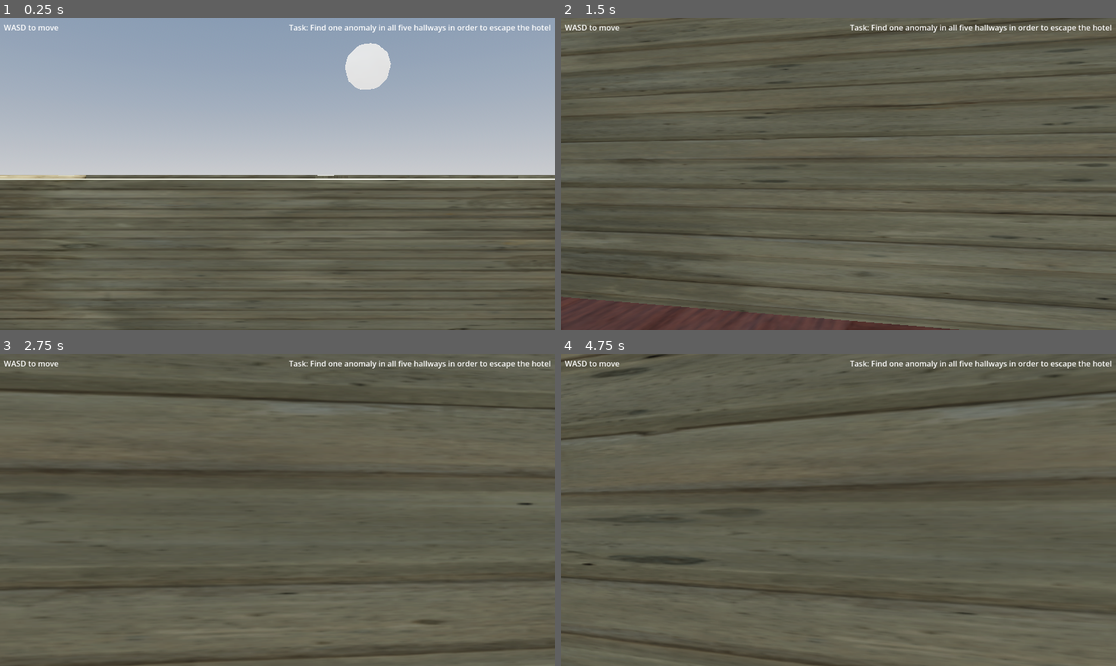
Above: before the commit, frames 1-4 (two rows, left to right).
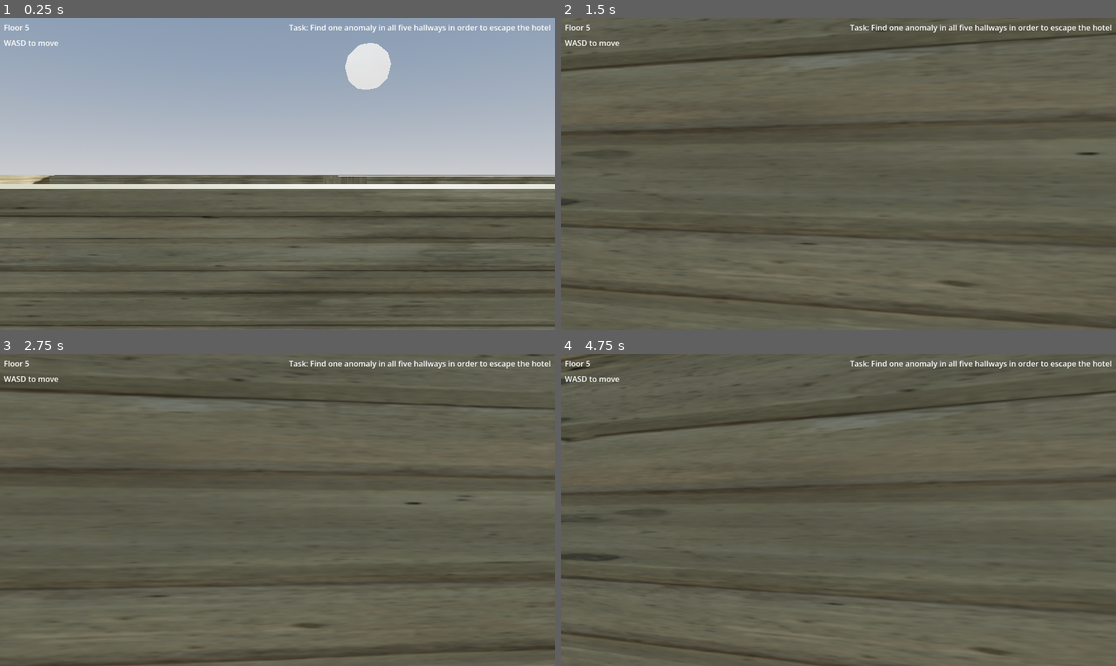
Above: after the commit, the same moments.

Repository: lanceabellanosa/LANCE-S-GODOT-PROJECT
Game: Godot game, scene res://scenes/world.tscn
Same seed, same stepped clock (60 frames per second), same inputs: the game is played once before the commit and once after it.
Inputs (mouse positions are in pixels of both pictures, inside the frame that each line leads up to):
- Up to frame 1 (0.25 s): no input
- Up to frame 2 (1.5 s): tap Enter (ui_accept) at 0.5, 0.77 s; move the mouse to (866, 174) at 0.52 s; hold T (Forward) from 0.53 s (still down); move the mouse to (810, 174) at 1.27 s
- Up to frame 3 (2.75 s): keep holding T (Forward); tap Enter (ui_accept) at 1.52 s; move the mouse to (288, 503) at 2.02 s
- Up to frame 4 (4.75 s): keep holding T (Forward); move the mouse to (832, 516) at 2.77 s; tap Enter (ui_accept) at 3.02, 3.77, 4.52 s; move the mouse to (877, 513) at 3.52 s; move the mouse to (794, 506) at 4.27 s

The runs differ from the first frame. In frame 1, 8.4% of the frame differs, in the area x 0-100%, y 2-100%; in frame 2, 15%, in the area x 0-100%, y 0-100%; in frame 3, 0.8%; in frame 4, 1.4%.
Error before the commit: Invalid access to property or key 'chan' on a base object of type 'SceneTree'. (res://scripts/player.gd:81)

Commit message:
godot files

Diff:
--- /dev/null
+++ b/scenes/floor_4.tscn
@@ -0,0 +1,3 @@
+[gd_scene format=3 uid="uid://dvfbgt4cu2h6i"]
+
+[node name="Floor 4" type="Node3D" unique_id=783825239]
--- a/scenes/question_1.tscn
+++ b/scenes/question_1.tscn
@@ -4,6 +4,9 @@
 
 [node name="Question 1" type="Node2D" unique_id=1607478674]
 script = ExtResource("1_jspf7")
+
+[node name="Camera2D" type="Camera2D" parent="." unique_id=1045289645]
+position = Vector2(576, 328)
 
 [node name="Label" type="Label" parent="." unique_id=1799999668]
 offset_left = 64.0
@@ -29,3 +32,4 @@
 text = "No"
 
 [connection signal="pressed" from="Button" to="." method="_on_button_pressed"]
+[connection signal="pressed" from="Button2" to="." method="_on_button_2_pressed"]
--- a/scenes/world.tscn
+++ b/scenes/world.tscn
@@ -93,7 +93,7 @@
 size = Vector3(0.5, 2.5, 1)
 
 [sub_resource type="BoxShape3D" id="BoxShape3D_e3hyu"]
-size = Vector3(2.9892578, 2.5361938, 2.5073242)
+size = Vector3(0.9925537, 1.8051796, 0.43652344)
 
 [node name="Floor 5" type="Node3D" unique_id=27969865]
 
@@ -106,7 +106,7 @@
 environment = SubResource("Environment_k0juu")
 
 [node name="player" type="CharacterBody3D" parent="." unique_id=1572183189]
-transform = Transform3D(1, 0, 0, 0, 1, 0, 0, 0, 1, 0, 4.650875, 10.780979)
+transform = Transform3D(1, 0, 0, 0, 1, 0, 0, 0, 1, 0, 4.650875, 7.155794)
 script = ExtResource("1_nnsk1")
 
 [node name="MeshInstance3D" type="MeshInstance3D" parent="player" unique_id=1366885302]
@@ -296,11 +296,36 @@
 [node name="Door11" parent="Doors" unique_id=704201722 instance=ExtResource("4_k0juu")]
 transform = Transform3D(-0.5, 0, -4.371139e-08, 0, 0.5, 0, 4.371139e-08, 0, -0.5, -8.614477, 0.54455566, 5.0418615)
 
+[node name="Elevator" type="Node3D" parent="." unique_id=403803290]
+transform = Transform3D(1, 0, 0, 0, 1, 0, 0, 0, 1, 0, 0, 15.921929)
+
+[node name="MeshInstance3D" type="MeshInstance3D" parent="Elevator" unique_id=15286802]
+transform = Transform3D(1, 0, 0, 0, 1, 0, 0, 0, 1, 0, 1.5024123, -0.11196518)
+mesh = SubResource("BoxMesh_k0juu")
+
+[node name="MeshInstance3D2" type="MeshInstance3D" parent="Elevator" unique_id=127786455]
+transform = Transform3D(1, 0, 0, 0, 1, 0, 0, 0, 1, 1.2271627, 1.7807279, -0.5498009)
+mesh = SubResource("BoxMesh_7r4gi")
+
+[node name="MeshInstance3D3" type="MeshInstance3D" parent="Elevator" unique_id=478326164]
+transform = Transform3D(1, 0, 0, 0, 1, 0, 0, 0, 1, -1.2661626, 1.7807279, -0.5498009)
+mesh = SubResource("BoxMesh_7r4gi")
+
+[node name="MeshInstance3D4" type="MeshInstance3D" parent="Elevator" unique_id=508716468]
+transform = Transform3D(-4.371139e-08, -1, 0, 1, -4.371139e-08, 0, 0, 0, 1, 0.05021608, 2.779172, -0.5498009)
+mesh = SubResource("BoxMesh_w7kh3")
+
+[node name="Area3D" type="Area3D" parent="Elevator" unique_id=252328897]
+
+[node name="CollisionShape3D" type="CollisionShape3D" parent="Elevator/Area3D" unique_id=1195954866]
+transform = Transform3D(1, 0, 0, 0, 1, 0, 0, 0, 1, 0.014831543, 1.9658883, -0.8047037)
+shape = SubResource("BoxShape3D_e3hyu")
+
 [node name="Label" type="Label" parent="." unique_id=187869392]
 offset_left = 8.0
-offset_top = 8.0
+offset_top = 40.0
 offset_right = 136.0
-offset_bottom = 31.0
+offset_bottom = 63.0
 text = "WASD to move"
 
 [node name="Label2" type="Label" parent="." unique_id=620480359]
@@ -310,29 +335,11 @@
 offset_bottom = 31.0
 text = "Task: Find one anomaly in all five hallways in order to escape the hotel"
 
-[node name="Elevator" type="Node3D" parent="." unique_id=403803290]
-transform = Transform3D(1, 0, 0, 0, 1, 0, 0, 0, 1, 0, 0, 15.921929)
-
-[node name="MeshInstance3D" type="MeshInstance3D" parent="Elevator" unique_id=15286802]
-transform = Transform3D(1, 0, 0, 0, 1, 0, 0, 0, 1, 0, 1.5024123, -0.11196518)
-mesh = SubResource("BoxMesh_k0juu")
-
-[node name="MeshInstance3D2" type="MeshInstance3D" parent="Elevator" unique_id=127786455]
-transform = Transform3D(1, 0, 0, 0, 1, 0, 0, 0, 1, 1.2271627, 1.7807279, -0.5498009)
-mesh = SubResource("BoxMesh_7r4gi")
-
-[node name="MeshInstance3D3" type="MeshInstance3D" parent="Elevator" unique_id=478326164]
-transform = Transform3D(1, 0, 0, 0, 1, 0, 0, 0, 1, -1.2661626, 1.7807279, -0.5498009)
-mesh = SubResource("BoxMesh_7r4gi")
-
-[node name="MeshInstance3D4" type="MeshInstance3D" parent="Elevator" unique_id=508716468]
-transform = Transform3D(-4.371139e-08, -1, 0, 1, -4.371139e-08, 0, 0, 0, 1, 0.05021608, 2.779172, -0.5498009)
-mesh = SubResource("BoxMesh_w7kh3")
-
-[node name="Area3D" type="Area3D" parent="Elevator" unique_id=252328897]
-
-[node name="CollisionShape3D" type="CollisionShape3D" parent="Elevator/Area3D" unique_id=1195954866]
-transform = Transform3D(1, 0, 0, 0, 1, 0, 0, 0, 1, -0.0063476563, 1.8002102, -0.7536621)
-shape = SubResource("BoxShape3D_e3hyu")
+[node name="Label3" type="Label" parent="." unique_id=479735766]
+offset_left = 8.0
+offset_top = 8.0
+offset_right = 552.0
+offset_bottom = 31.0
+text = "Floor 5"
 
 [connection signal="body_entered" from="Elevator/Area3D" to="player" method="_on_area_3d_body_entered"]
--- a/scripts/player.gd
+++ b/scripts/player.gd
@@ -76,6 +76,5 @@
 	pos.y = sin(time * BOB_FREQ) * BOB_AMP
 	return pos
 
-
 func _on_area_3d_body_entered(body: Node3D) -> void:
-	get_tree().chan
+	get_tree().change_scene_to_file("res://scenes/question_1.tscn")
--- a/scripts/question_1.gd
+++ b/scripts/question_1.gd
@@ -2,3 +2,8 @@
 
 
 func _on_button_pressed() -> void:
+	get_tree().change_scene_to_file("res://scenes/floor_4.tscn")
+
+
+func _on_button_2_pressed() -> void:
+	get_tree().change_scene_to_file("res://scenes/world.tscn")
